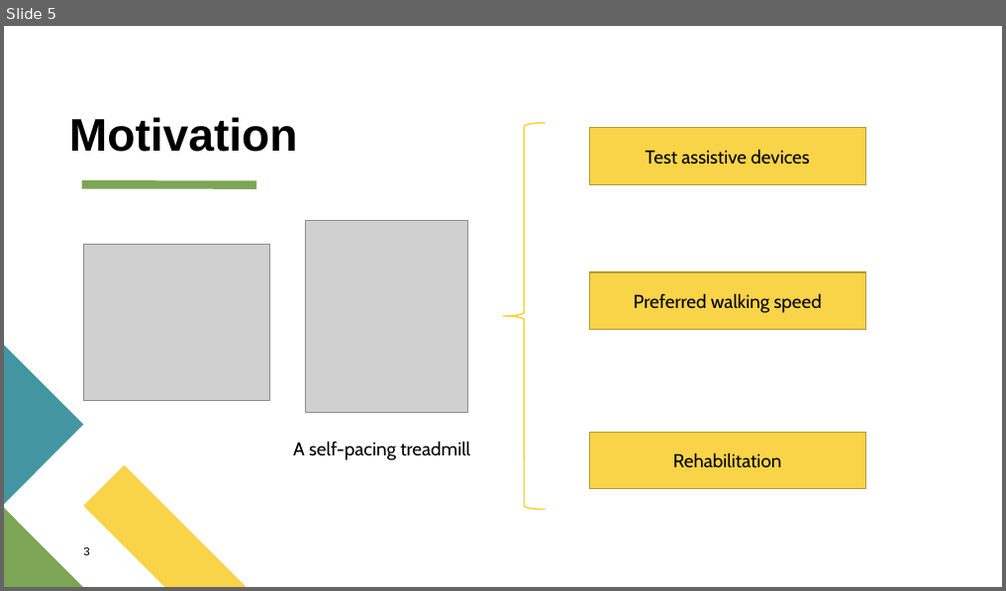
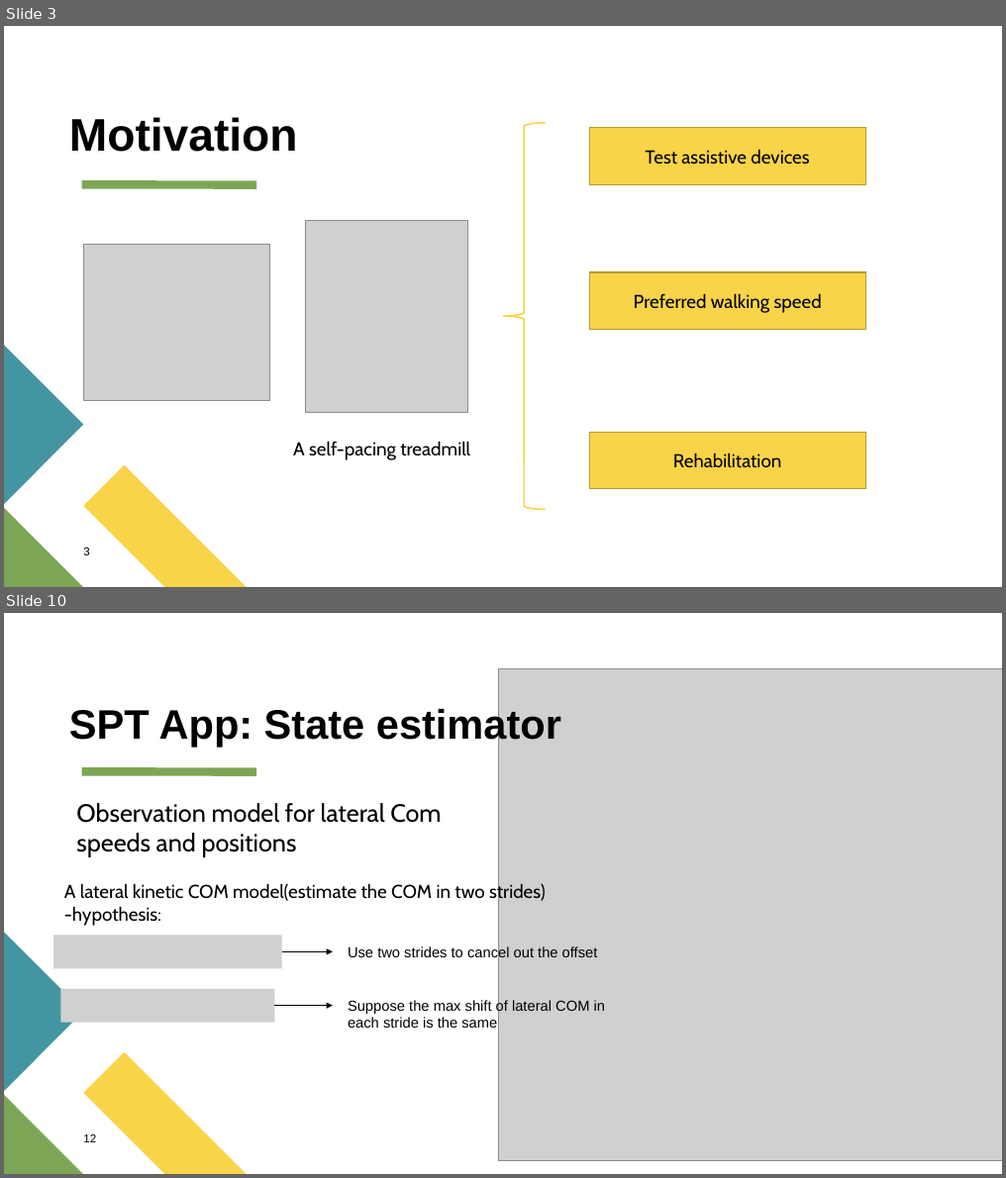
Before and after one commit to PingpingL/MATLAB_APP_on_treadmill_control_and_self-pacing_algorithm_implementation, a slide deck: spring_presentation.pptx. Shown one above the other, each under a label of ours: slide 5 before the commit, slides 3 and 10 after it; the slides between them are not shown. The pictures are 1006x591 and 1006x1178 pixels, drawn with LibreOffice and Linux fonts; fonts in the diff are those of the drawing; grey boxes stand for pictures. Boxes give left, top, right and bottom in pixels: in the first picture for what was removed or moved away, otherwise in the second. Text is boxed around its words. In the diff, an @@ line names an element or a change of style, - is before the commit and + after.

```diff
--- a/spring_presentation.pptx
+++ b/spring_presentation.pptx
@@ slide 10 added at box(4, 613, 1002, 1174), background #FFFFFF; not listed: 4 template elements that a slide beside it also shows @@
@@ picture added at box(498, 669, 1002, 1161) @@
@@ title added at box(69, 706, 561, 747), 39.6 pt, text #000000, bold @@
+SPT App: State estimator
@@ text added at box(76, 803, 441, 858), 24 pt, text #000000 @@
+Observation model for lateral Com speeds and positions
@@ text added at box(64, 882, 546, 926), 18 pt, text #000000 @@
+A lateral kinetic COM model(estimate the COM in two strides)
+-hypothesis:
@@ picture added at box(54, 935, 282, 968) @@
@@ arrow added from (282, 953) to (333, 953), #000000 0.75 pt @@
@@ text added at box(348, 946, 598, 960), 14 pt, text #000000 @@
+Use two strides to cancel out the offset
@@ picture added at box(60, 989, 275, 1023) @@
@@ arrow added from (275, 1006) to (333, 1006), #000000 0.75 pt @@
@@ text added at box(348, 999, 605, 1028), 14 pt, text #000000 @@
+Suppose the max shift of lateral COM in each stride is the same
@@ text added at box(83, 1135, 96, 1143), 11 pt, text #000000 @@
+12
@@ what was slide 5 is now slide 3 @@
```
Also in this commit, not shown: 7 slides changed, 7 other slides added, 13 slides removed.
